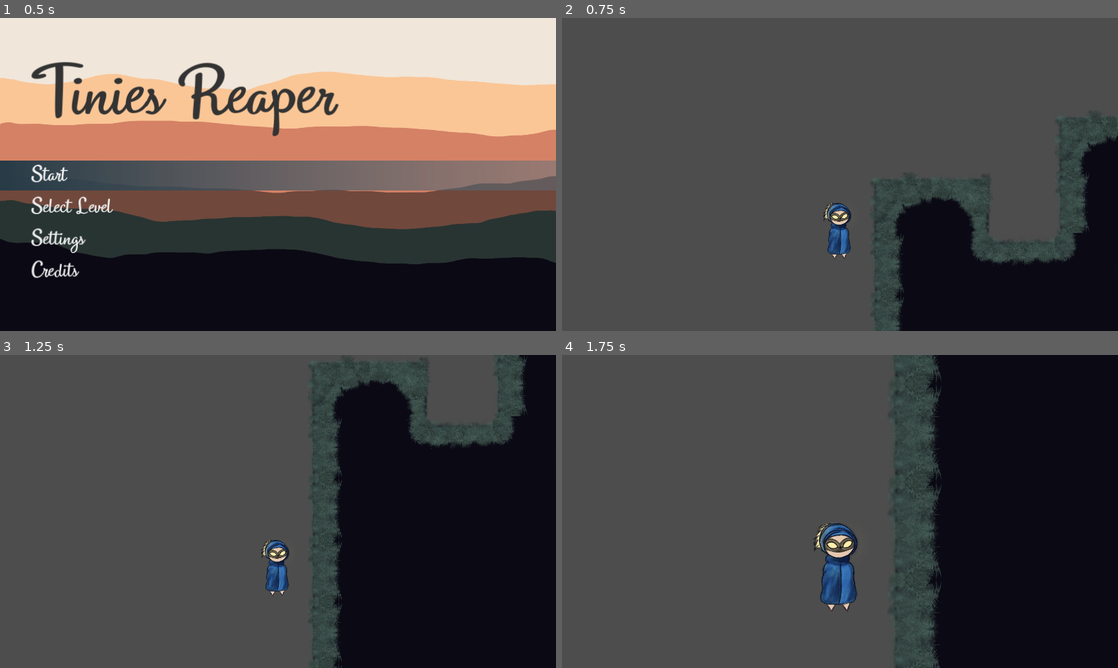
Above: before the commit, frames 1-4 (two rows, left to right).
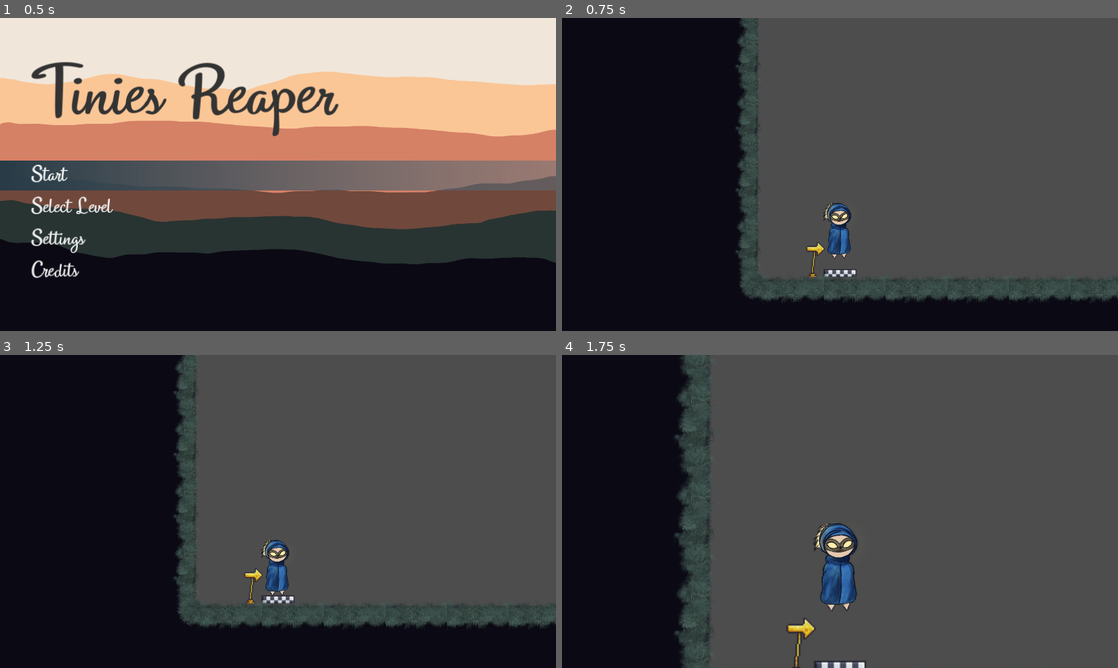
Above: after the commit, the same moments.

Repository: benitsch/Ludum-Dare-56
Game: Godot game, scene res://scenes/ui/main_menu.tscn
The game is run twice, just before and just after one commit, with the same random seed, the same clock (stepped at 60 frames per second) and the same inputs.
Inputs (mouse positions are in pixels of both pictures, inside the frame that each line leads up to):
- Up to frame 1 (0.5 s): no input
- Up to frame 2 (0.75 s): click "Start" at 0.5 s
- Up to frame 3 (1.25 s): no input
- Up to frame 4 (1.75 s): move the mouse to (962, 495) at 1.27 s; hold Right (attack_right) from 1.28 s (still down); hold X (ZoomIn) from 1.28 s (still down); tap W (jump) at 1.52 s

Frame 1 is identical in both runs. In frame 2, 50% of the frame differs, in the area x 0-100%, y 0-100%; in frame 3, 69%; in frame 4, 61%.
Error before the commit: Parse Error: Identifier "ui_layer" not declared in the current scope. (res://scripts/level.gd:60)

Commit message:
[BUGFIX] fix load for final level

Diff:
--- a/scenes/levels/base_level.tscn
+++ b/scenes/levels/base_level.tscn
@@ -11,7 +11,6 @@
 
 [node name="Level" type="Node2D"]
 script = ExtResource("1_aif6d")
-is_final_level = null
 next_level = ExtResource("2_7ryw3")
 
 [node name="Start" parent="." instance=ExtResource("5_hpxtv")]
--- a/scenes/levels/level_01.tscn
+++ b/scenes/levels/level_01.tscn
@@ -11,7 +11,7 @@
 
 [node name="Level_01" type="Node2D"]
 script = ExtResource("1_eiaxq")
-is_final_level = null
+is_final_level = true
 
 [node name="Start" parent="." instance=ExtResource("3_a10k4")]
 position = Vector2(535, -230)
--- a/scripts/level.gd
+++ b/scripts/level.gd
@@ -57,6 +57,6 @@
 	await get_tree().create_timer(0.5).timeout
 	exit.pause_animate()
 	if is_final_level:
-		ui_layer.show_win_screen(true)
+		get_tree().change_scene_to_file("res://scenes/win_screen.tscn")
 	elif next_level != null:
 		get_tree().change_scene_to_packed(next_level)
Not shown, added: DevArt/enviroment/Untitled_Artwork.jpg.import
